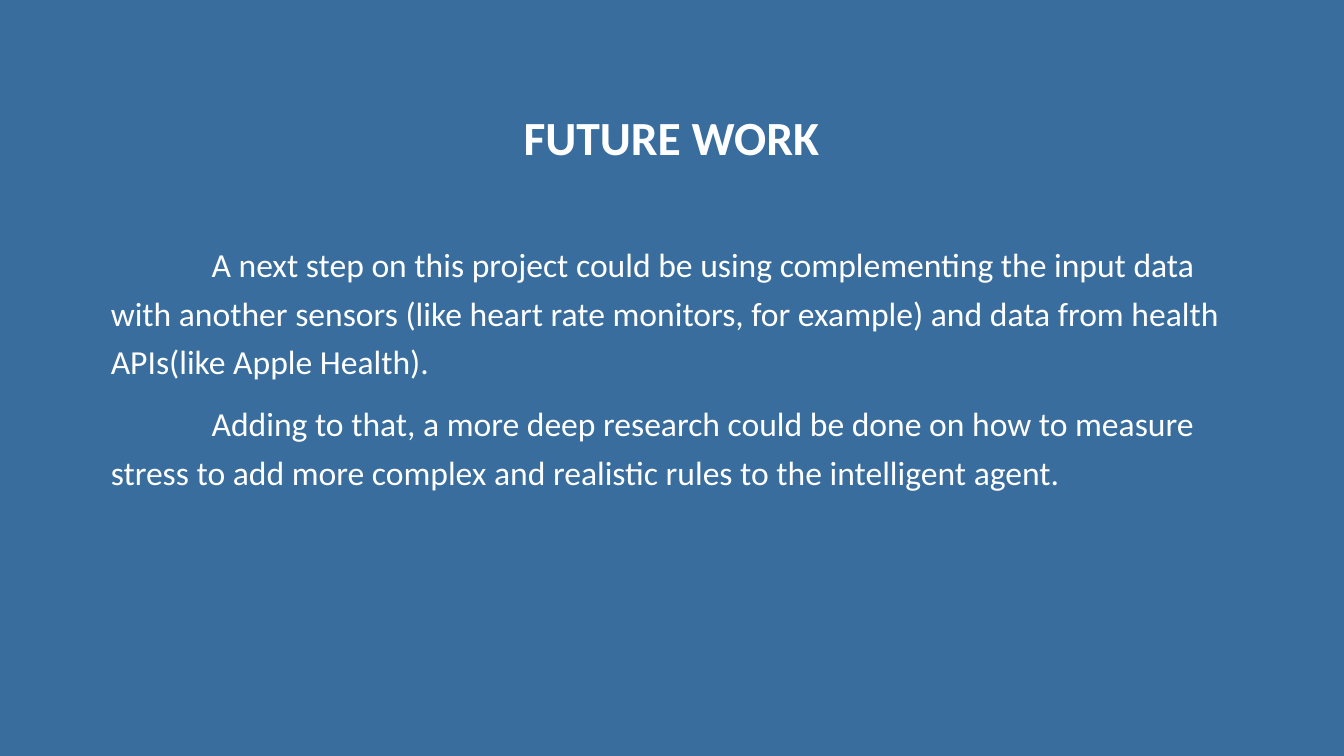
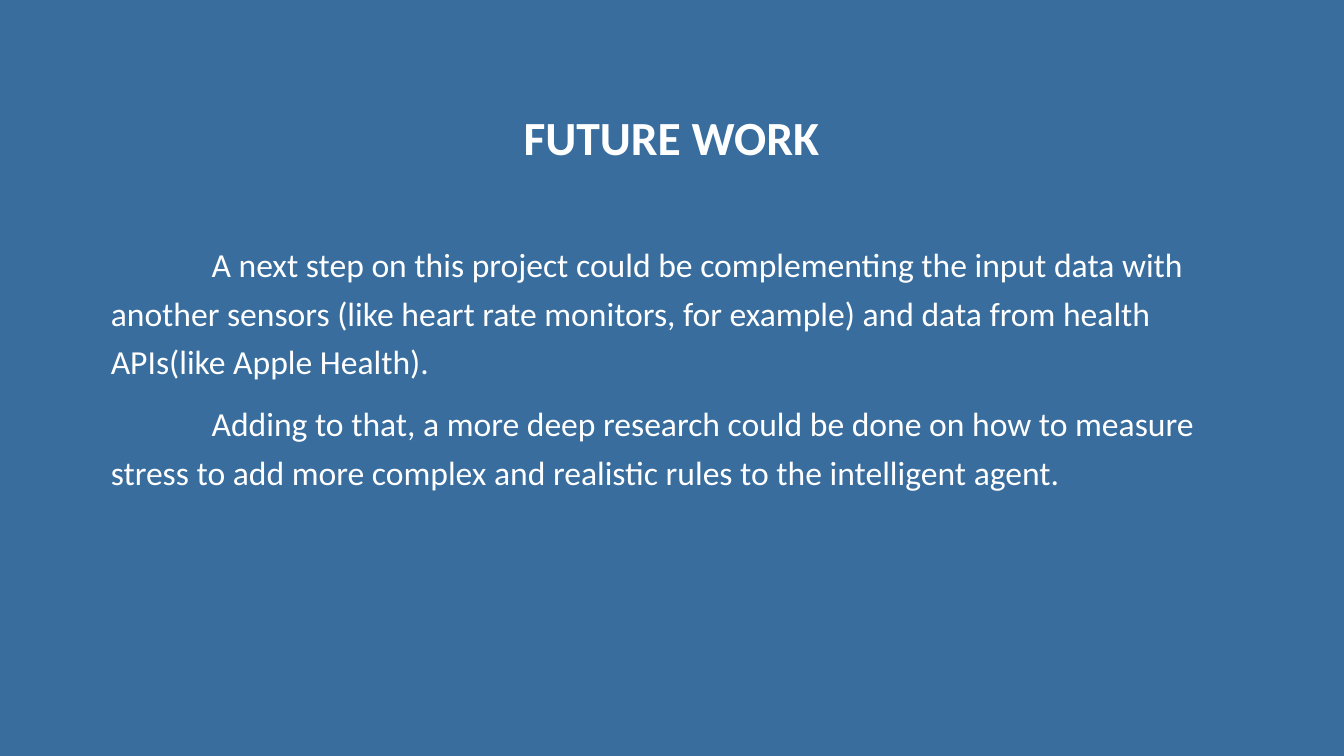
Before and after one commit to alannunescaetano/MoodPicture, a slide deck: slide 16 of Documents/Mood Picture - Second presentation.pptx. Drawn at 1344x756 pixels with LibreOffice and Linux fonts; fonts in the diff are those of the drawing. Boxes give left, top, right and bottom in pixels: in the first picture for what was removed or moved away, otherwise in the second. Text is boxed around its words. In the diff, an @@ line names an element or a change of style, - is before the commit and + after.

```diff
--- a/Documents/Mood Picture - Second presentation.pptx
+++ b/Documents/Mood Picture - Second presentation.pptx
@@ text at [111, 253, 1183, 380]: text changed @@
-A next step on this project could be using complementing the input data with another sensors (like heart rate monitors, for example) and data from health APIs(like Apple Health).
+A next step on this project could be complementing the input data with another sensors (like heart rate monitors, for example) and data from health APIs(like Apple Health).
```
Also in this commit, not shown: 10 other slides changed.
